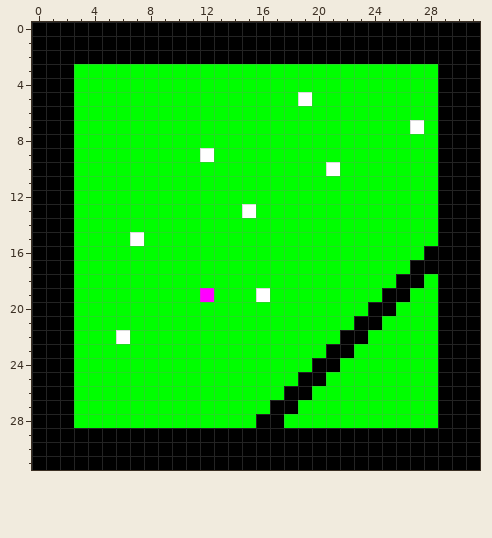
Two versions of one pixel-art sprite, resources/L2.png. The first picture shows the starting point.
The file is 32x32 pixels.
And afterwards:
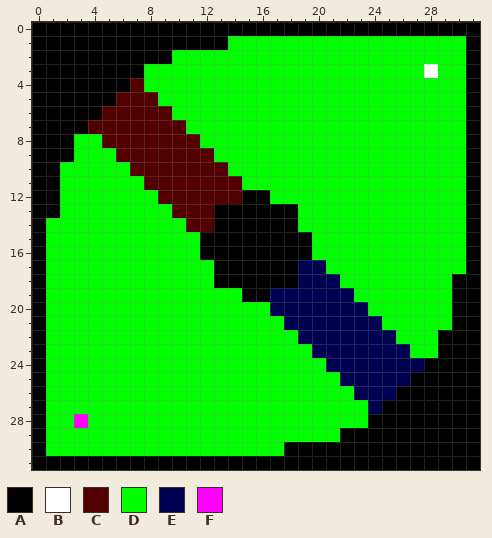
Palette (. is transparent): A #000000  B #ffffff  C #520000  D #00ff00  E #000052  F #ff00ff
Diff:
Colour B becomes colour A in row 13 at x 15; in row 19 at x 16.
Colour D becomes colour A in row 3 at x 3 to 7; in row 4 at x 3 to 6; in row 5 at x 3 to 5; in row 6 at x 3 to 4; in row 7 at x 3; in row 12 at x 15 to 16.
Colour D becomes colour A in row 13 at x 13 to 14 and 16 to 18; in row 14 at x 13 to 18; in rows 15 to 16 at x 12 to 19; in rows 17 to 18 at x 13 to 18; in row 19 at x 15; in row 24 at x 28.
Colour D becomes colour A in row 25 at x 27 to 28; in row 26 at x 26 to 28; in row 27 at x 25 to 28; in row 28 at x 24 to 28.
Colour D becomes colour B in row 3 at x 28.
Colour B becomes colour C in row 9 at x 12.
Colour D becomes colour C in row 4 at x 7; in row 5 at x 6 to 8; in row 6 at x 5 to 9; in row 7 at x 4 to 10; in row 8 at x 5 to 11; in row 9 at x 6 to 11.
Colour D becomes colour C in row 10 at x 7 to 13; in row 11 at x 8 to 14; in row 12 at x 9 to 14; in row 13 at x 10 to 12; in row 14 at x 11 to 12.
Colour A becomes colour D in row 1 at x 14 to 30; in row 2 at x 10 to 30; in rows 3 to 9 at x 29 to 30; in rows 10 to 13 at x 2 and 29 to 30; in rows 14 to 15 at x 1 to 2 and 29 to 30; in row 16 at x 1 to 2 and 28 to 30.
Colour A becomes colour D in row 17 at x 1 to 2 and 27 to 30; in row 18 at x 1 to 2, 26 to 27 and 29; in row 19 at x 1 to 2, 25 to 26 and 29; in row 20 at x 1 to 2, 24 to 25 and 29; in row 21 at x 1 to 2 and 29; in rows 22 to 23 at x 1 to 2.
Colour A becomes colour D in row 24 at x 1 to 2 and 20; in row 25 at x 1 to 2 and 19 to 20; in row 26 at x 1 to 2 and 18 to 19; in row 27 at x 1 to 2 and 17 to 18; in row 28 at x 1 to 2 and 16 to 17; in row 29 at x 1 to 21.
Colour A becomes colour D in row 30 at x 1 to 17.
Colour B becomes colour D in row 5 at x 19; in row 7 at x 27; in row 10 at x 21; in row 15 at x 7; in row 22 at x 6.
Colour F becomes colour D in row 19 at x 12.
Colour A becomes colour E in row 21 at x 23 to 24; in row 22 at x 22 to 23; in row 23 at x 21 to 22; in row 24 at x 21.
Colour D becomes colour E in row 17 at x 19 to 20; in row 18 at x 19 to 21; in row 19 at x 17 to 22; in row 20 at x 17 to 23; in row 21 at x 18 to 22; in row 22 at x 19 to 21 and 24 to 25.
Colour D becomes colour E in row 23 at x 20 and 23 to 26; in row 24 at x 22 to 27; in row 25 at x 22 to 26; in row 26 at x 23 to 25; in row 27 at x 24.
Colour D becomes colour F in row 28 at x 3.
Where, in picture pixels (left, top, right, bottom), the same in both pictures:
changed: (46, 36, 466, 456)
